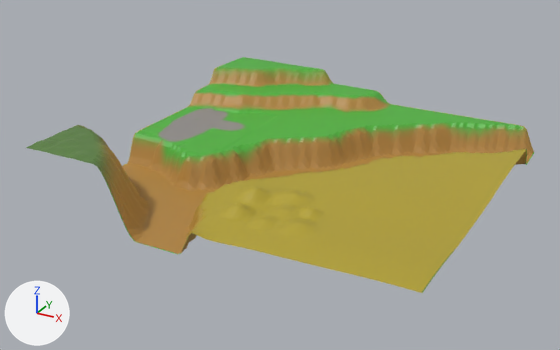
What one commit did to the glTF model SampleGame/resources/model/level/terrain/Terrain.gltf.
Rendered twice from a 50 mm lens placed at (86.7, -172.2, 86.0), pointed at (-4.8, -5.8, 2.7). The axes (+X, +Y, +Z) are drawn at lower left. The lights are the same throughout. Vertices at the same position are counted once.

In view in the first picture: 'Terrain'.
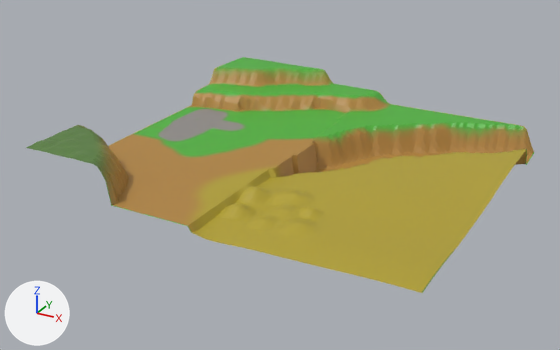
Changed parts and their boxes [x1, y1, x2, y2] in the pictures (560 x 350 px; the box of a moved part takes in the faces that stretch with it):
part 1 of me_平面_001, moved or reshaped
    before: [106, 97, 350, 254]
    after: [106, 97, 350, 233]

What changed in the scene script:
```text
Change me_平面_001:
    used by ob_terrain; location = (0.0, 0.0, 0.0)
    remove me_平面_001.from_pydata(...)  # 10000 vertices, 19602 faces; spans x -50.0..50.0, y -50.0..50.0, z -0.1..17.9
    add me_平面_001.from_pydata(...)  # 10000 vertices, 19602 faces; spans x -50.0..50.0, y -50.0..50.0, z 0.0..17.9
    me_平面_001 part 1: 2334 of the vertices in x -50.0..-1.5, y -50.0..35.9, z -0.1..11.7 are scaled about their middle by (1, 1, 0), then moved by (0.0, 0.0, 2.1)
```
